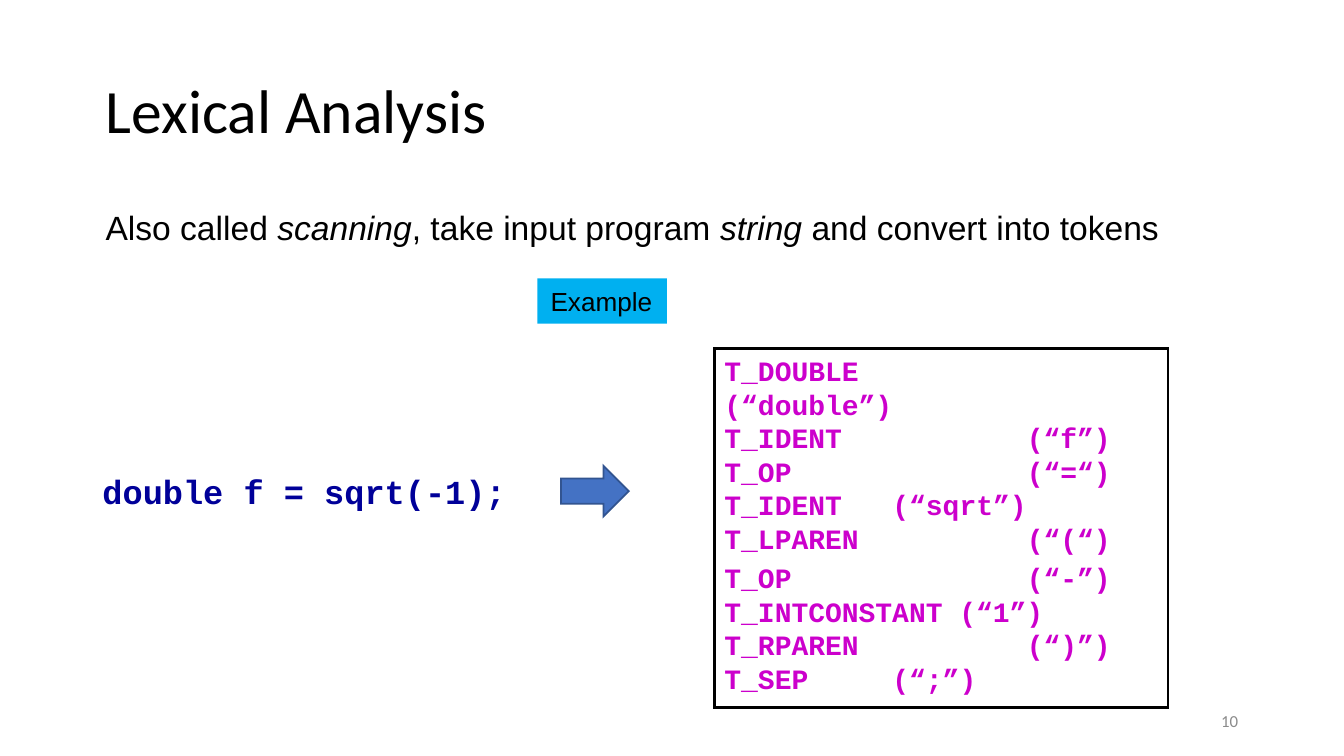
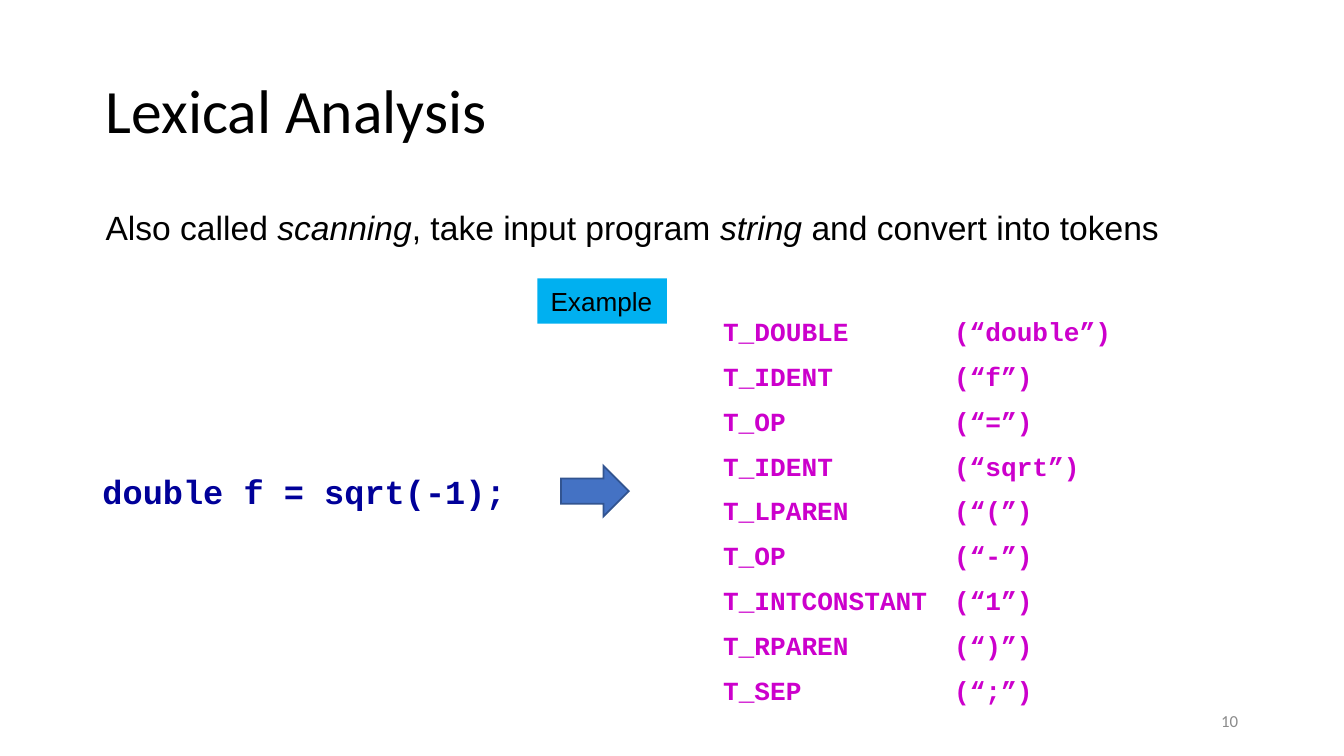
Before and after one commit to anoopsarkar/compilers-class, a slide deck: slide 10 of assets/ppt/intro/in4-stages-of-a-compiler.pptx. Drawn at 1344x756 pixels with LibreOffice and Linux fonts; fonts in the diff are those of the drawing. Boxes give left, top, right and bottom in pixels: in the first picture for what was removed or moved away, otherwise in the second. Text is boxed around its words. In the diff, an @@ line names an element or a change of style, - is before the commit and + after.

```diff
--- a/assets/ppt/intro/in4-stages-of-a-compiler.pptx
+++ b/assets/ppt/intro/in4-stages-of-a-compiler.pptx
@@ rectangle removed at (x1=715, y1=348, x2=1169, y2=707) @@
-T_DOUBLE (“double”)
-T_IDENT (“f”)
-T_OP (“=“)
-T_IDENT (“sqrt”) T_LPAREN (“(“)
-T_OP (“-”)
-T_INTCONSTANT (“1”)
-T_RPAREN (“)”)
-T_SEP (“;”)
@@ group added at (x1=723, y1=323, x2=1111, y2=714): 18 texts @@
+T_DOUBLE
+(“double”)
+T_IDENT
+(“f”)
+T_OP
+(“=”)
+T_IDENT
+(“sqrt”)
+T_LPAREN
+(“(”)
+T_OP
+(“-”)
+T_INTCONSTANT
+(“1”)
+T_RPAREN
+(“)”)
+T_SEP
+(“;”)
```
Also in this commit, not shown: 2 other slides changed, 3 other files.
